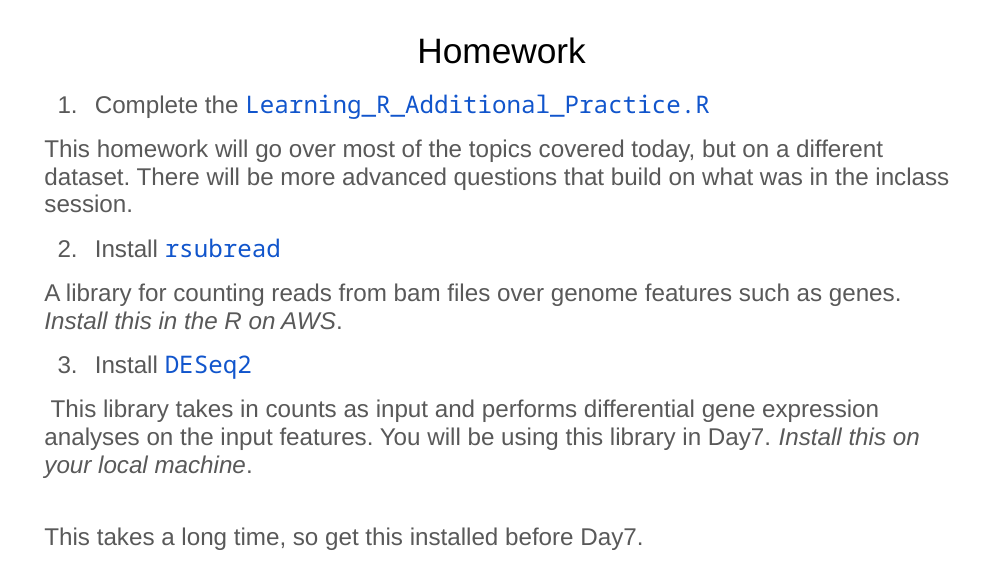
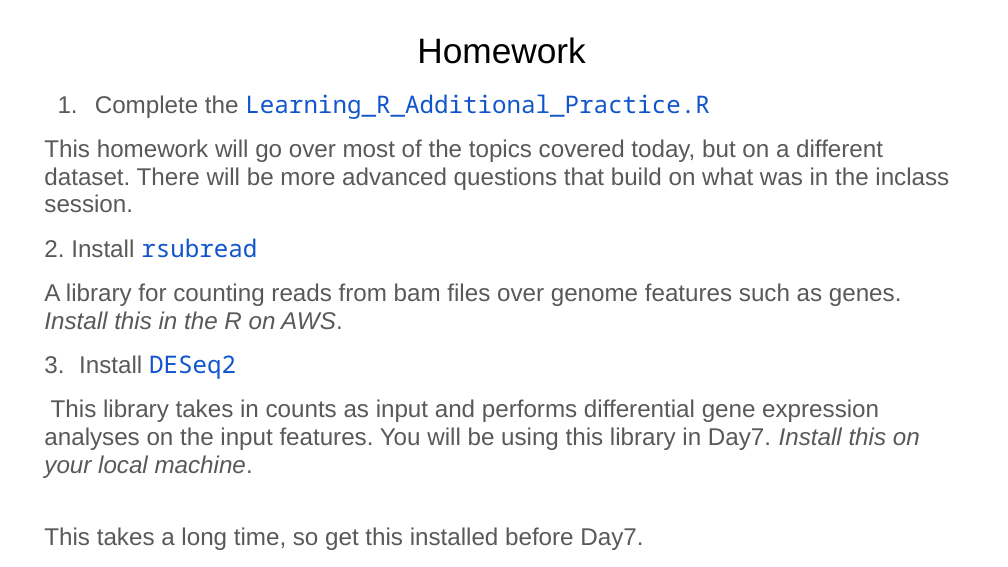
Before and after one commit to Dowell-Lab/srworkshop, a slide deck: slide 12 of day06/slides/Day6_slides.pptx. Drawn at 1008x567 pixels with LibreOffice and Linux fonts; fonts in the diff are those of the drawing. Boxes give left, top, right and bottom in pixels: in the first picture for what was removed or moved away, otherwise in the second. Text is boxed around its words. In the diff, an @@ line names an element or a change of style, - is before the commit and + after.

Commit message:
fixing slides
Former-commit-id: 282e20a871c4802a20014dd93e3ce1ad91db1716

```diff
--- a/day06/slides/Day6_slides.pptx
+++ b/day06/slides/Day6_slides.pptx
@@ text at <box>44,238,257,258</box>: text changed; font Noto Sans Mono to Arial; text colour #1155CC to #595959 @@
-1. Install rsubread
+2. Install rsubread
@@ text at <box>44,355,236,379</box>: text changed @@
-1. Install DESeq2
+3. Install DESeq2
```
